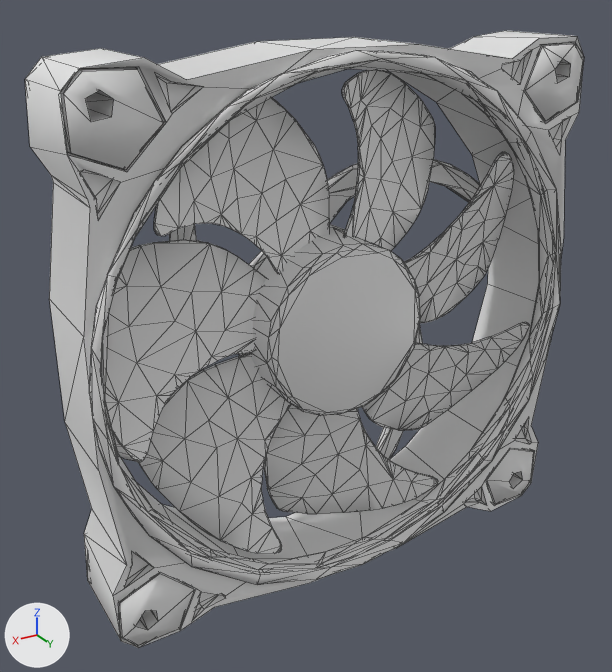
A saved change to the OBJ model src/models/frontfan.obj.
One viewpoint serves both versions: a camera (50 mm lens) standing at (2.5, -0.32, 4.12) and looking at (0.61, -3.47, 2.54). Arrows for +X, +Y and +Z are at lower left; the lights stay in place. Mesh edges are drawn as thin lines. Where no turn or scale is listed for an object, it has been applied to the vertices.

Objects in the first picture: 'FAN_Thermaltake_Blades.003'.
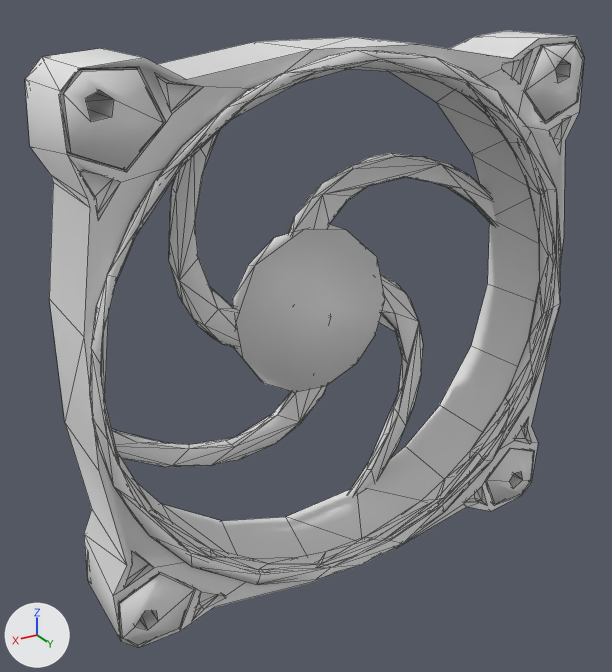
Commit message: add fan rotation

Boxes (x1, y1, x2, y2) around the edits, measured in the pictures (612 x 672 px):
part 1 of me_fan_thermaltake_blades_003, deleted: before (105, 70, 529, 554)

Edits to the bpy script that builds the scene:
```text
Change me_fan_thermaltake_blades_003:
    used by ob_fan_thermaltake_blades_003; location = (0.0, 0.0, 0.0)
    remove me_fan_thermaltake_blades_003.from_pydata(...)  # 1908 vertices, 3062 faces; spans x -0.76..1.73, y -3.66..-3.18, z 1.33..3.85
    add me_fan_thermaltake_blades_003.from_pydata(...)  # 883 vertices, 1443 faces; spans x -0.76..1.73, y -3.66..-3.18, z 1.33..3.85
    me_fan_thermaltake_blades_003 part 1: 8 loose pieces with 1025 vertices, spanning x -0.63..1.64, y -3.59..-3.24, z 1.46..3.74, are deleted
```
